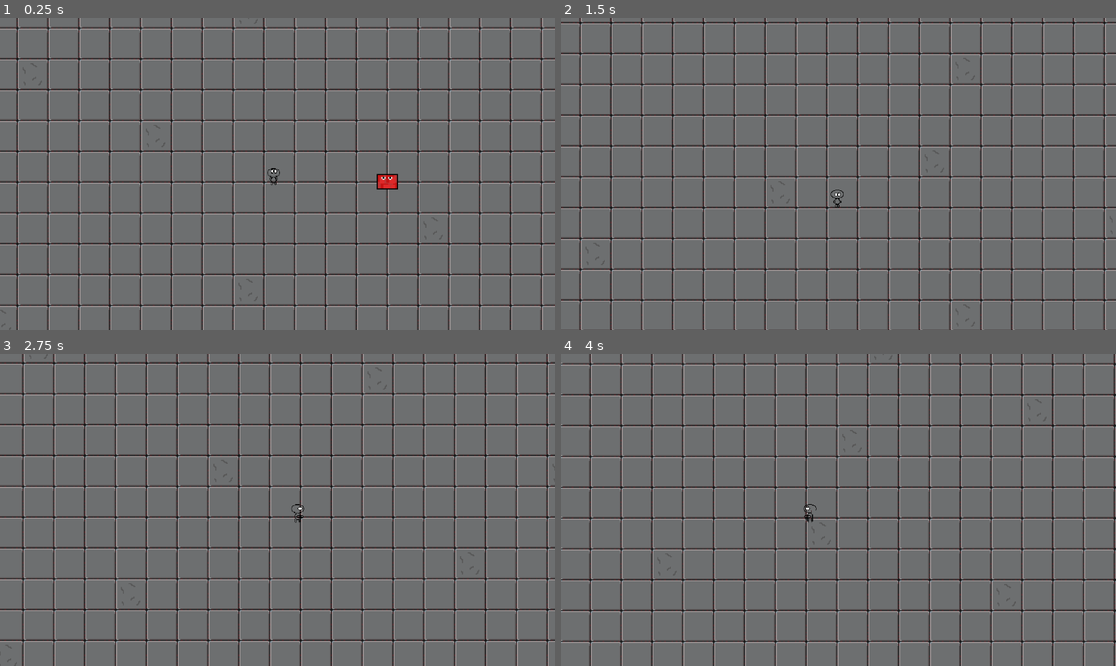
Above: before the commit, frames 1-4 (two rows, left to right).
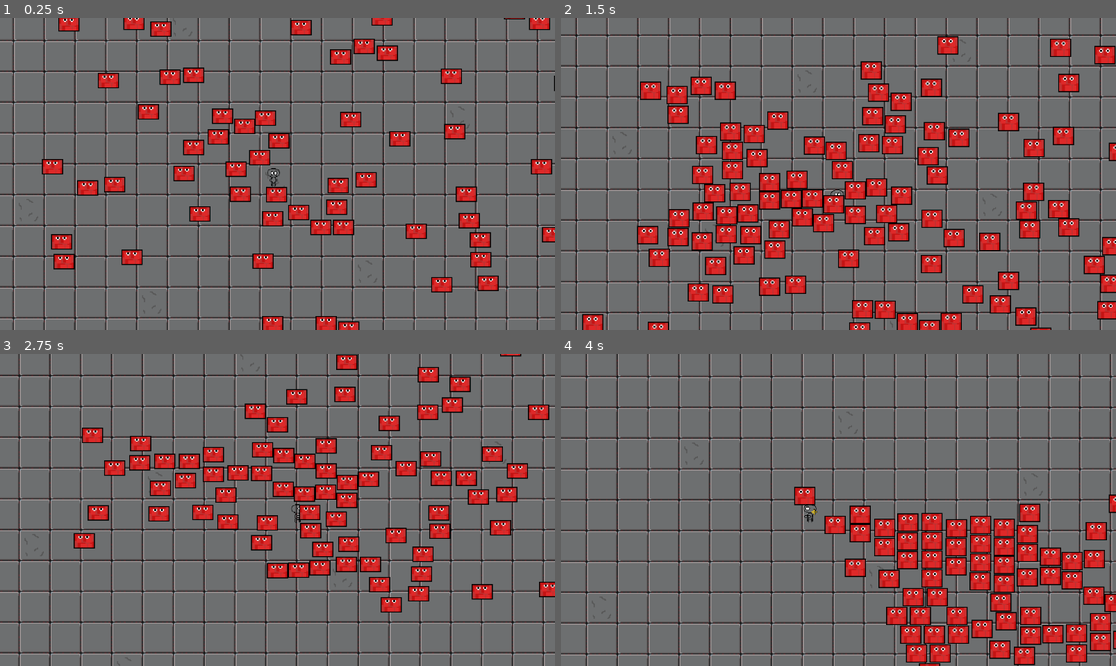
Above: after the commit, the same moments.

Repository: Na1yd/mygame
Game: Godot game, scene res://Starting level/Starting_level.tscn
Two runs of this game, one before a commit and one after it. Both use one fixed random seed, a clock stepped at 60 frames per second and the inputs below.
Inputs:
- Up to frame 1 (0.25 s): no input
- Up to frame 2 (1.5 s): hold D (player_right) 0.53-1.28 s; hold S (player_down) from 1.28 s (still down)
- Up to frame 3 (2.75 s): release S (player_down) at 2.03 s; hold D (player_right) from 2.03 s (still down)
- Up to frame 4 (4 s): release D (player_right) at 2.78 s; hold W (player_up) 2.78-3.53 s; hold A (player_left) from 3.53 s (still down)

The runs differ from the first frame. In frame 1, 37% of the frame differs, in the area x 0-100%, y 0-100%; in frame 2, 45%; in frame 3, 40%; in frame 4, 40%.

Commit message:
Made enemys spawn

Diff:
--- a/Player/Player.gd
+++ b/Player/Player.gd
@@ -1,6 +1,7 @@
 extends CharacterBody2D
 
 var speed = 5
+var time_end = 0
 
 @onready var anim = $AnimatedSprite2D
 @onready var bullets_L = preload("res://Weapons/bullet_right.tscn")
@@ -41,20 +42,24 @@
 
 #projectile code
 func _on_timer_timeout():
-	var bullet_L = bullets_L.instantiate()
-	bullet_L.position = position
-	get_parent().add_child(bullet_L)
+	time_end += 1
+	if time_end == 2:
+		var bullet_L = bullets_L.instantiate()
+		bullet_L.position = position
+		get_parent().add_child(bullet_L)
 
-	var bullet_R = bullets_R.instantiate()
-	bullet_R.position = position
-	get_parent().add_child(bullet_R)
+		var bullet_R = bullets_R.instantiate()
+		bullet_R.position = position
+		get_parent().add_child(bullet_R)
 
-	var bullet_U = bullets_U.instantiate()
-	bullet_U.position = position
-	get_parent().add_child(bullet_U)
+		var bullet_U = bullets_U.instantiate()
+		bullet_U.position = position
+		get_parent().add_child(bullet_U)
 
-	var bullet_D = bullets_D.instantiate()
-	bullet_D.position = position
-	get_parent().add_child(bullet_D)
+		var bullet_D = bullets_D.instantiate()
+		bullet_D.position = position
+		get_parent().add_child(bullet_D)
+
+		time_end = 0
 
 	$Timer.start()
--- a/Player/Player.tscn
+++ b/Player/Player.tscn
@@ -1,30 +1,30 @@
 [gd_scene load_steps=10 format=3 uid="uid://delnfl22b65"]
 
 [ext_resource type="Script" path="res://Player/Player.gd" id="1_p8f6x"]
-[ext_resource type="Texture2D" uid="uid://dfotmor3l55au" path="res://Sprites/New Piskel.png" id="2_ecrn0"]
+[ext_resource type="Texture2D" uid="uid://b73ikumv7eeyx" path="res://Sprites/Player.png" id="2_rgr0u"]
 [ext_resource type="Script" path="res://Player/Timer.gd" id="3_8muou"]
 
-[sub_resource type="AtlasTexture" id="AtlasTexture_lbarc"]
-atlas = ExtResource("2_ecrn0")
+[sub_resource type="AtlasTexture" id="AtlasTexture_74fty"]
+atlas = ExtResource("2_rgr0u")
 region = Rect2(32, 32, 32, 32)
 
-[sub_resource type="AtlasTexture" id="AtlasTexture_xd2y8"]
-atlas = ExtResource("2_ecrn0")
+[sub_resource type="AtlasTexture" id="AtlasTexture_m4lcb"]
+atlas = ExtResource("2_rgr0u")
 region = Rect2(0, 32, 32, 32)
 
-[sub_resource type="AtlasTexture" id="AtlasTexture_aw12b"]
-atlas = ExtResource("2_ecrn0")
+[sub_resource type="AtlasTexture" id="AtlasTexture_iw42b"]
+atlas = ExtResource("2_rgr0u")
 region = Rect2(0, 0, 32, 32)
 
-[sub_resource type="AtlasTexture" id="AtlasTexture_ihmgb"]
-atlas = ExtResource("2_ecrn0")
+[sub_resource type="AtlasTexture" id="AtlasTexture_t50ft"]
+atlas = ExtResource("2_rgr0u")
 region = Rect2(32, 0, 32, 32)
 
 [sub_resource type="SpriteFrames" id="SpriteFrames_0nqfg"]
 animations = [{
 "frames": [{
 "duration": 1.0,
-"texture": SubResource("AtlasTexture_lbarc")
+"texture": SubResource("AtlasTexture_74fty")
 }],
 "loop": true,
 "name": &"down",
@@ -68,7 +68,7 @@
 
 [node name="AnimatedSprite2D" type="AnimatedSprite2D" parent="Sprite2D"]
 sprite_frames = SubResource("SpriteFrames_0nqfg")
-animation = &"up"
+animation = &"down"
 
 [node name="CollisionShape2D" type="CollisionShape2D" parent="."]
 position = Vector2(1, 1.5)
--- /dev/null
+++ b/Starting level/Starting_level.gd
@@ -0,0 +1,22 @@
+extends Node2D
+
+@onready var meat_chunk = preload("res://bad guys/meat_chunk.tscn")
+
+@export var num_enemies = 400
+
+
+# Called when the node enters the scene tree for the first time.
+func _ready():
+	for i in range(num_enemies):
+		var chunk = meat_chunk.instantiate()
+		add_child(chunk)
+		chunk.position.y = RandomNumberGenerator.new().randf_range(0.0, 1010.0)
+		chunk.position.x = RandomNumberGenerator.new().randf_range(0.0, 1910.0)
+		chunk.player = $player
+
+
+
+
+# Called every frame. 'delta' is the elapsed time since the previous frame.
+func _process(delta):
+	pass
--- a/Starting level/Starting_level.tscn
+++ b/Starting level/Starting_level.tscn
@@ -1,10 +1,10 @@
 [gd_scene load_steps=9 format=3 uid="uid://duf1g3oxf3j8h"]
 
 [ext_resource type="Texture2D" uid="uid://ct57sbyft8ypo" path="res://Sprites/brick.png" id="1_bm3tt"]
+[ext_resource type="Script" path="res://Starting level/Starting_level.gd" id="1_c0s04"]
 [ext_resource type="PackedScene" uid="uid://delnfl22b65" path="res://Player/Player.tscn" id="1_kybx2"]
 [ext_resource type="Texture2D" uid="uid://dipmchlumnjcn" path="res://Sprites/broken brick.png" id="2_71uan"]
 [ext_resource type="PackedScene" uid="uid://dmhptscck2uau" path="res://Weapons/bullet_right.tscn" id="4_1yirb"]
-[ext_resource type="PackedScene" uid="uid://w6wornlf4kqk" path="res://bad guys/meat_chunk.tscn" id="4_4nx7m"]
 
 [sub_resource type="TileSetAtlasSource" id="TileSetAtlasSource_0kbpy"]
 resource_name = "Tile"
@@ -25,7 +25,8 @@
 sources/0 = SubResource("TileSetAtlasSource_0kbpy")
 sources/1 = SubResource("TileSetAtlasSource_r7f45")
 
-[node name="Node2D" type="Node2D"]
+[node name="Main game level" type="Node2D"]
+script = ExtResource("1_c0s04")
 
 [node name="TileMap" type="TileMap" parent="."]
 tile_set = SubResource("TileSet_rsfd3")
@@ -34,7 +35,7 @@
 
 [node name="player" parent="." instance=ExtResource("1_kybx2")]
 unique_name_in_owner = true
-position = Vector2(328, 185)
+position = Vector2(300, 300)
 
 [node name="Camera2D" type="Camera2D" parent="player"]
 position = Vector2(5.37, -2.2)
@@ -42,9 +43,5 @@
 position_smoothing_enabled = true
 position_smoothing_speed = 10.0
 
-[node name="Meat chunk" parent="." instance=ExtResource("4_4nx7m")]
-position = Vector2(472, 192)
-speed = 98.649
-
 [node name="Area2D" parent="." instance=ExtResource("4_1yirb")]
 position = Vector2(408, 176)
--- a/Weapons/bullet_down.tscn
+++ b/Weapons/bullet_down.tscn
@@ -1,10 +1,10 @@
 [gd_scene load_steps=4 format=3 uid="uid://cgbj6pkk0b0wa"]
 
 [ext_resource type="Script" path="res://Weapons/bullet down.gd" id="1_ym0op"]
-[ext_resource type="Texture2D" uid="uid://ct57sbyft8ypo" path="res://Sprites/brick.png" id="2_cjdmn"]
+[ext_resource type="Texture2D" uid="uid://dfotmor3l55au" path="res://Sprites/bullet.png" id="2_6ih0t"]
 
 [sub_resource type="RectangleShape2D" id="RectangleShape2D_s3emi"]
-size = Vector2(8.01183, 16)
+size = Vector2(8.00887, 4)
 
 [node name="bullet left" type="Area2D"]
 rotation = 4.71091
@@ -12,9 +12,10 @@
 
 [node name="Sprite2D" type="Sprite2D" parent="."]
 position = Vector2(2.38419e-07, 0)
-rotation = 3.14159
+rotation = 4.71239
 scale = Vector2(0.1, 0.2)
-texture = ExtResource("2_cjdmn")
+texture = ExtResource("2_6ih0t")
 
 [node name="CollisionShape2D" type="CollisionShape2D" parent="."]
+position = Vector2(0.00148058, -0.00591662)
 shape = SubResource("RectangleShape2D_s3emi")
--- a/Weapons/bullet_left.tscn
+++ b/Weapons/bullet_left.tscn
@@ -1,10 +1,10 @@
 [gd_scene load_steps=4 format=3 uid="uid://botskxcmfsbbo"]
 
 [ext_resource type="Script" path="res://Weapons/bullet left.gd" id="1_pv1dr"]
-[ext_resource type="Texture2D" uid="uid://ct57sbyft8ypo" path="res://Sprites/brick.png" id="2_y0xdj"]
+[ext_resource type="Texture2D" uid="uid://dfotmor3l55au" path="res://Sprites/bullet.png" id="2_ohqqq"]
 
 [sub_resource type="RectangleShape2D" id="RectangleShape2D_s3emi"]
-size = Vector2(8.01183, 16)
+size = Vector2(3.99408, 9.00739)
 
 [node name="bullet left" type="Area2D"]
 rotation = 4.71091
@@ -14,7 +14,8 @@
 position = Vector2(2.38419e-07, 0)
 rotation = 3.14159
 scale = Vector2(0.1, 0.2)
-texture = ExtResource("2_y0xdj")
+texture = ExtResource("2_ohqqq")
 
 [node name="CollisionShape2D" type="CollisionShape2D" parent="."]
+position = Vector2(-0.00295835, -0.500739)
 shape = SubResource("RectangleShape2D_s3emi")
--- a/Weapons/bullet_right.tscn
+++ b/Weapons/bullet_right.tscn
@@ -1,10 +1,10 @@
 [gd_scene load_steps=4 format=3 uid="uid://dmhptscck2uau"]
 
 [ext_resource type="Script" path="res://Weapons/bullet_right.gd" id="1_krubs"]
-[ext_resource type="Texture2D" uid="uid://ct57sbyft8ypo" path="res://Sprites/brick.png" id="1_tr45v"]
+[ext_resource type="Texture2D" uid="uid://dfotmor3l55au" path="res://Sprites/bullet.png" id="2_lj6nt"]
 
 [sub_resource type="RectangleShape2D" id="RectangleShape2D_s3emi"]
-size = Vector2(8.01183, 16)
+size = Vector2(4.00887, 7.99703)
 
 [node name="bullet left" type="Area2D"]
 rotation = 4.71091
@@ -12,9 +12,10 @@
 
 [node name="Sprite2D" type="Sprite2D" parent="."]
 position = Vector2(2.38419e-07, 0)
-rotation = 3.14159
 scale = Vector2(0.1, 0.2)
-texture = ExtResource("1_tr45v")
+texture = ExtResource("2_lj6nt")
 
 [node name="CollisionShape2D" type="CollisionShape2D" parent="."]
+position = Vector2(0.00147901, 0.00147943)
+rotation = 3.14159
 shape = SubResource("RectangleShape2D_s3emi")
--- a/Weapons/bullet_up.tscn
+++ b/Weapons/bullet_up.tscn
@@ -1,10 +1,10 @@
 [gd_scene load_steps=4 format=3 uid="uid://b1lo10k7fxsyh"]
 
 [ext_resource type="Script" path="res://Weapons/bullet up.gd" id="1_831ea"]
-[ext_resource type="Texture2D" uid="uid://ct57sbyft8ypo" path="res://Sprites/brick.png" id="2_1vgp3"]
+[ext_resource type="Texture2D" uid="uid://dfotmor3l55au" path="res://Sprites/bullet.png" id="2_6qav7"]
 
 [sub_resource type="RectangleShape2D" id="RectangleShape2D_s3emi"]
-size = Vector2(8.01183, 16)
+size = Vector2(8.00295, 3.99704)
 
 [node name="bullet left" type="Area2D"]
 rotation = 4.71091
@@ -12,9 +12,10 @@
 
 [node name="Sprite2D" type="Sprite2D" parent="."]
 position = Vector2(2.38419e-07, 0)
-rotation = 3.14159
+rotation = 1.5708
 scale = Vector2(0.1, 0.2)
-texture = ExtResource("2_1vgp3")
+texture = ExtResource("2_6qav7")
 
 [node name="CollisionShape2D" type="CollisionShape2D" parent="."]
+position = Vector2(-0.00443897, 0.00739515)
 shape = SubResource("RectangleShape2D_s3emi")
--- a/bad guys/Bad_guy_hit_box.gd
+++ b/bad guys/Bad_guy_hit_box.gd
@@ -5,7 +5,7 @@
 @onready var bullets_U = preload("res://Weapons/bullet_up.tscn")
 @onready var bullets_D = preload("res://Weapons/bullet_down.tscn")
 
-var hit = 0
+
 
 # Called when the node enters the scene tree for the first time.
 func _ready():
@@ -16,9 +16,13 @@
 
 
 
-
+var hit = 0
 
 
 func _on_area_entered(area):
-	var enemie = get_parent()
-	enemie.queue_free()
+	if not area == $Area2D:
+		hit += 1
+		print(hit)
+		if hit >= 3:
+			var enemie = get_parent()
+			enemie.queue_free()
--- a/bad guys/meat_chunk.gd
+++ b/bad guys/meat_chunk.gd
@@ -1,7 +1,7 @@
 extends CharacterBody2D
 
-@onready var player = get_node("%player")
-
+#this is set to point to the player
+var player : Node2D
 
 #speed
 @export_range(50,500) var speed : float = 250
Not shown: 3 places in Player/Player.tscn that only renumber resources
Renamed: Sprites/New Piskel.png -> Sprites/Player.png
Not shown, changed: Sprites/Player.png.import
Binary file added: Sprites/bullet.png
Not shown, added: Sprites/bullet.png.import
